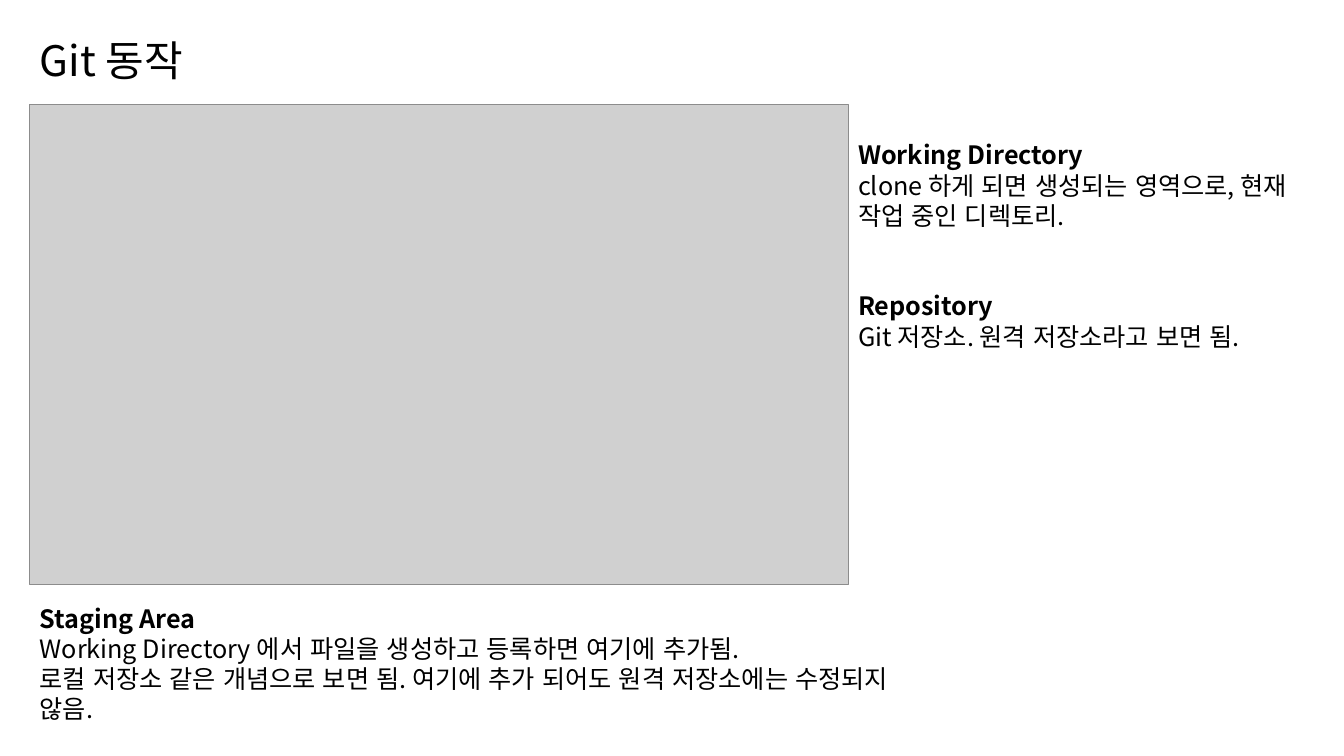
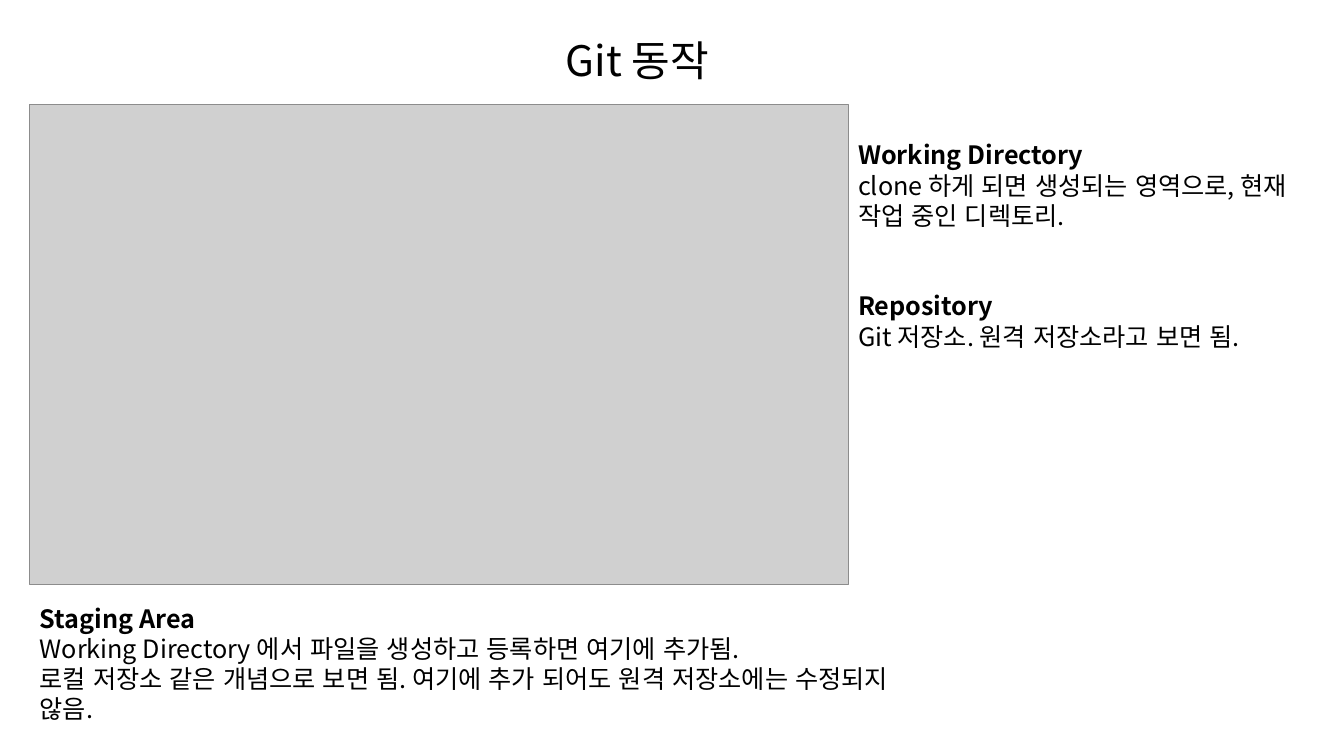
Before and after one commit to longBright/2022_DeepLearningStudy, a slide deck: slide 8 of 99_Administration/4th_DeepLearningStudy_OT.pptx. Drawn at 1344x756 pixels with LibreOffice and Linux fonts; fonts in the diff are those of the drawing; grey boxes stand for pictures. Boxes give left, top, right and bottom in pixels: in the first picture for what was removed or moved away, otherwise in the second. Text is boxed around its words. In the diff, an @@ line names an element or a change of style, - is before the commit and + after.

```diff
--- a/99_Administration/4th_DeepLearningStudy_OT.pptx
+++ b/99_Administration/4th_DeepLearningStudy_OT.pptx
@@ title "Git 동작": place and size @@
-title "Git 동작" at <box>40,41,183,80</box>
+title "Git 동작" at <box>566,41,709,80</box>
```
Also in this commit, not shown: 2 other slides changed, 1 slide added, 1 slide removed, 6 other files.
